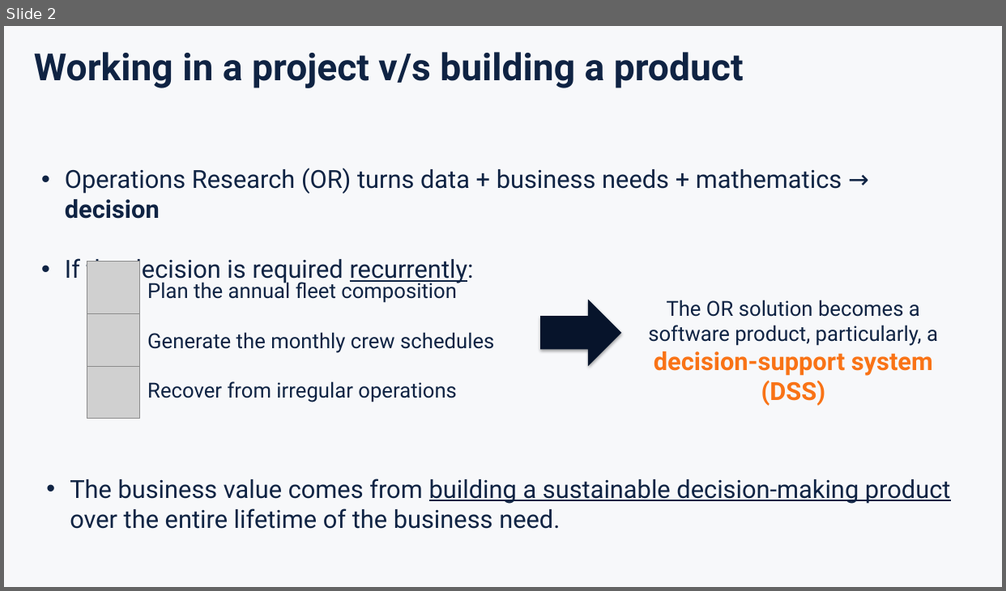
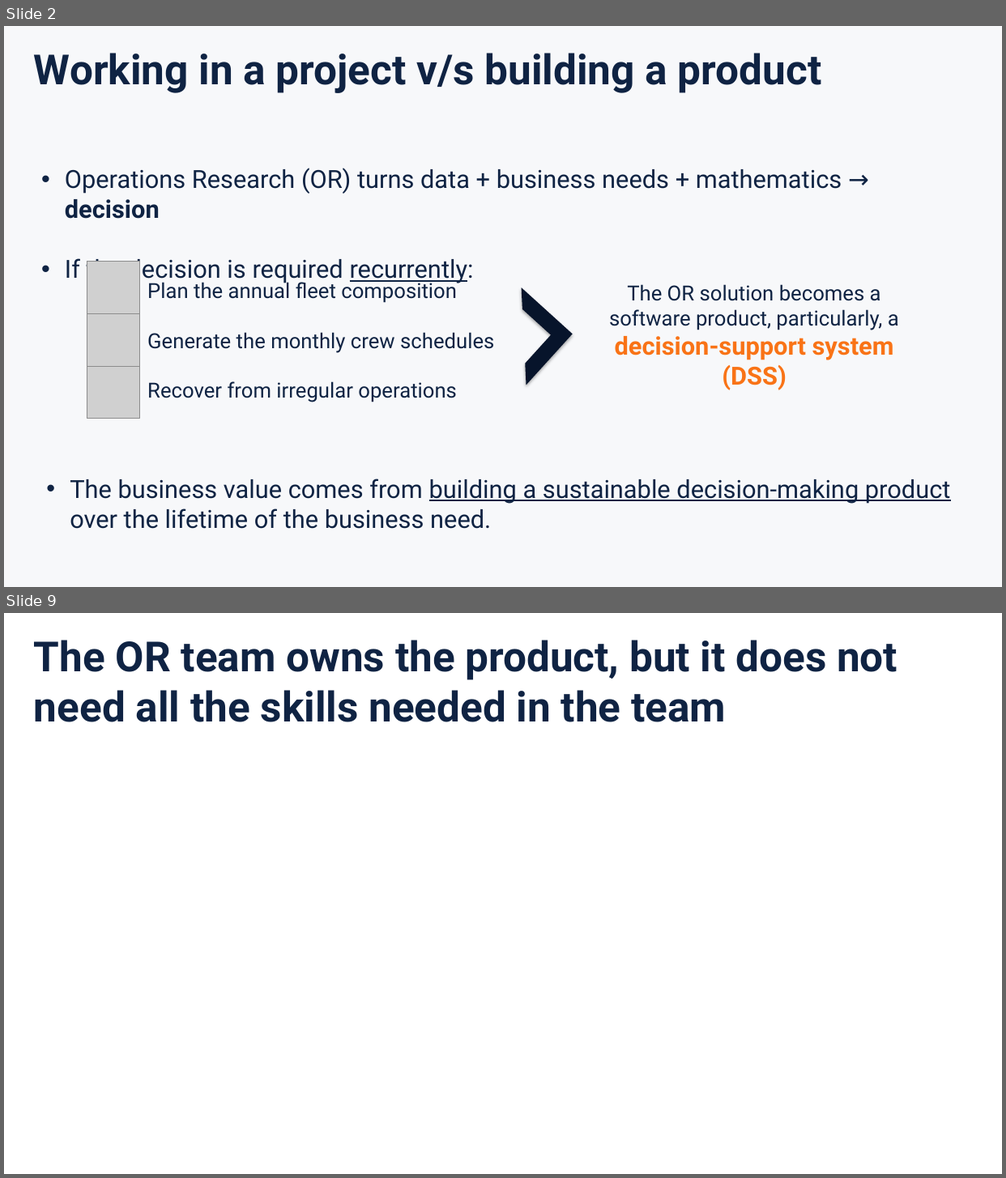
Before and after one commit to sefop/sefop-training-hub, a slide deck: workshops/2026-10-25-agifors-annual-symposium/agifors-sefop.pptx. Shown one above the other, each under a label of ours: slide 2 before the commit, slides 2 and 9 after it; the slides between them are not shown. The pictures are 1006x591 and 1006x1178 pixels, drawn with LibreOffice and Linux fonts; fonts in the diff are those of the drawing; grey boxes stand for pictures. Boxes give left, top, right and bottom in pixels: in the first picture for what was removed or moved away, otherwise in the second. Text is boxed around its words. In the diff, an @@ line names an element or a change of style, - is before the commit and + after.

```diff
--- a/workshops/2026-10-25-agifors-annual-symposium/agifors-sefop.pptx
+++ b/workshops/2026-10-25-agifors-annual-symposium/agifors-sefop.pptx
@@ slide 9 added at [4,613,1002,1174], background #FFFFFF @@
@@ text added at [34,640,897,722], 40 pt, text #0F2343, bold @@
+The OR team owns the product, but it does not need all the skills needed in the team
@@ slide 2 changed as well @@
@@ text "Working in a project v/s ..." at [34,53,821,93]: size 36 to 40 pt @@
@@ half frame added at [475,288,572,386], fill #07142B @@
@@ text "The OR solution becomes a ...": place and size @@
-text "The OR solution becomes a ..." at [648,300,938,406]
+text "The OR solution becomes a ..." at [609,284,899,390]
@@ right arrow removed at [541,299,621,366] @@
@@ text at [70,479,951,529]: text changed @@
-• The business value comes from building a sustainable decision-making product over the entire lifetime of the business need.
+• The business value comes from building a sustainable decision-making product over the lifetime of the business need.
```
Also in this commit, not shown: 1 other slide changed, 9 other slides added, 11 slides removed, 1 other file.
